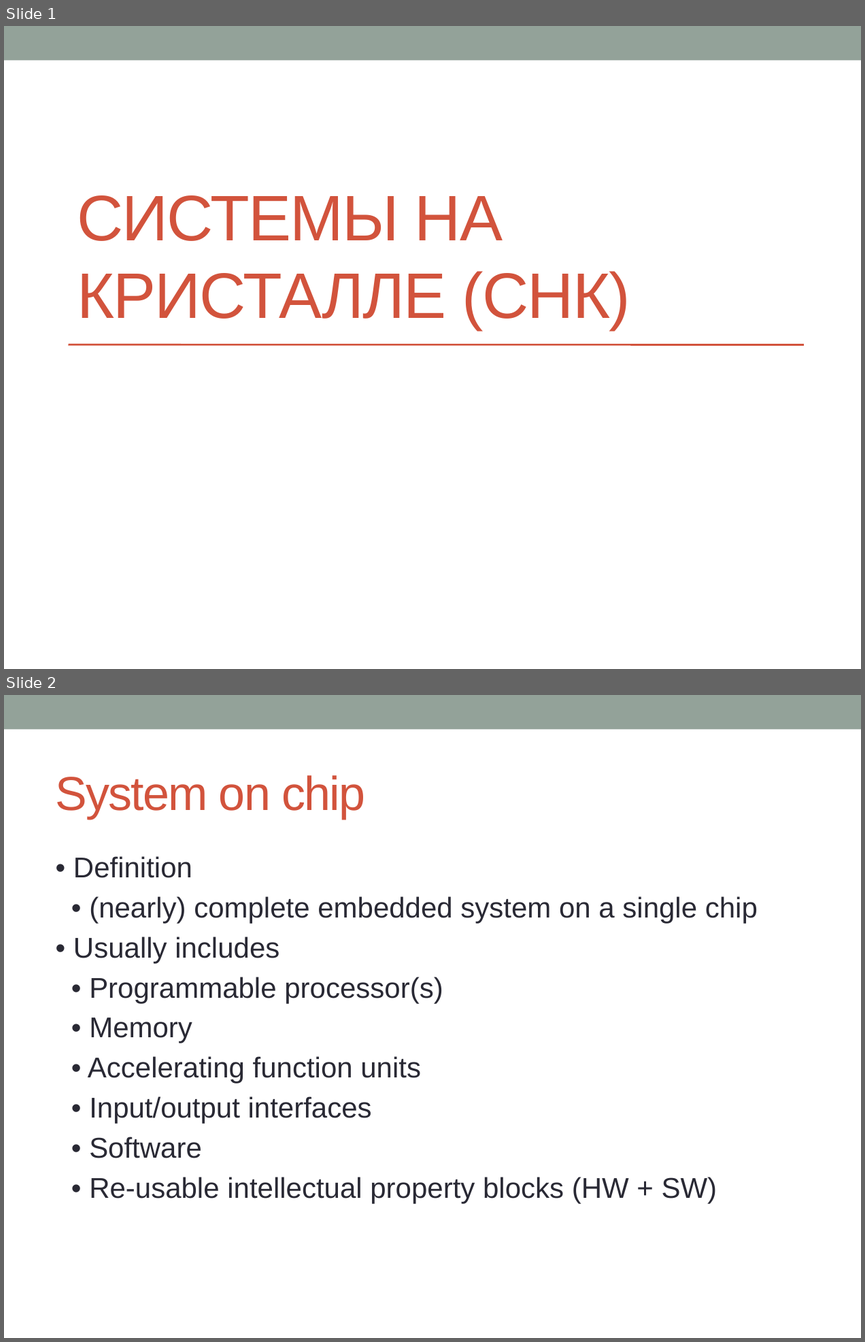
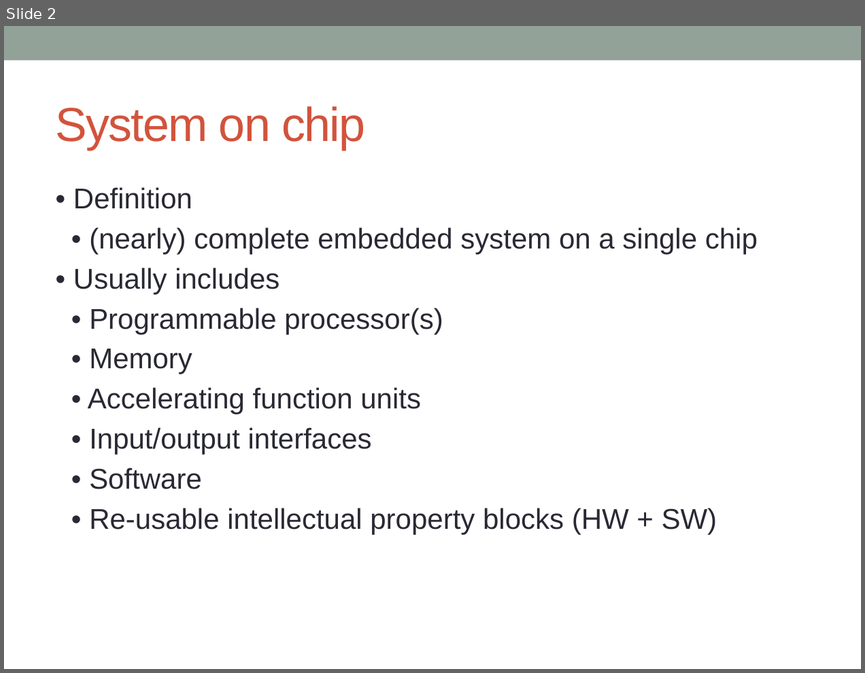
Before and after one commit to kenezoer/soc_programming, a slide deck: doc/Labs/LabWork1.pptx. Shown one above the other, each under a label of ours: slides 1 and 2 before the commit, slide 2 after it. The pictures are 865x1342 and 865x673 pixels, drawn with LibreOffice and Linux fonts; fonts in the diff are those of the drawing. Boxes give left, top, right and bottom in pixels: in the first picture for what was removed or moved away, otherwise in the second. Text is boxed around its words. In the diff, an @@ line names an element or a change of style, - is before the commit and + after.

```diff
--- a/doc/Labs/LabWork1.pptx
+++ b/doc/Labs/LabWork1.pptx
@@ slide 1 removed at (4,26,861,669), background #FFFFFF; not listed: 1 template element that a slide beside it also shows @@
@@ title removed at (77,195,630,329) @@
-СИСТЕМЫ НА КРИСТАЛЛЕ (СНК)
@@ line removed from (68, 345) to (804, 345) @@
```
Also in this commit, not shown: 5 slides changed, 3 slides added, 7 other slides removed, 3 other files.
